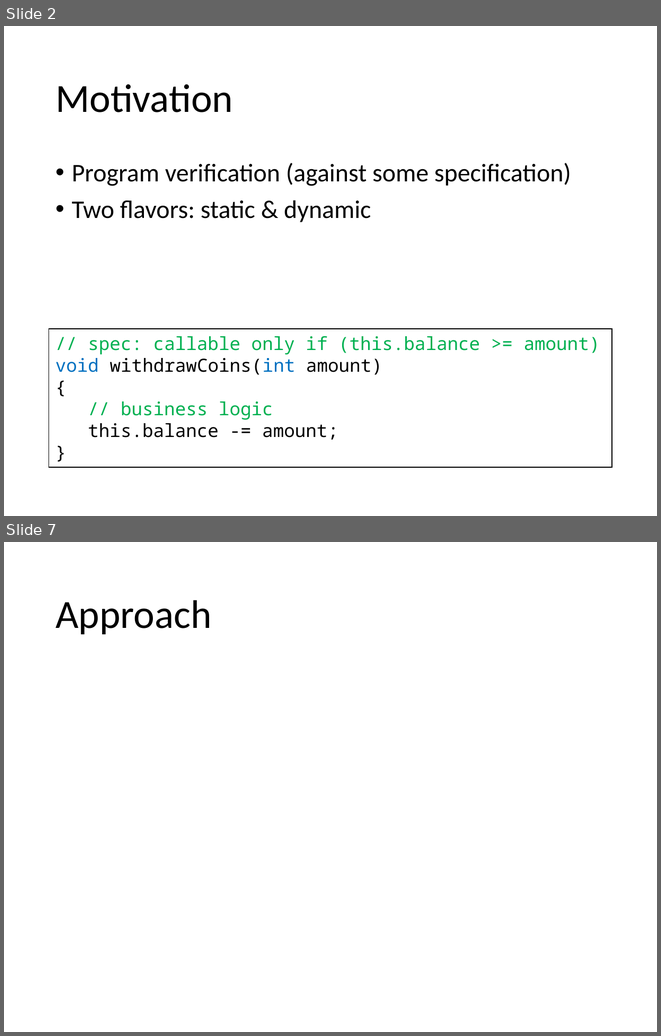
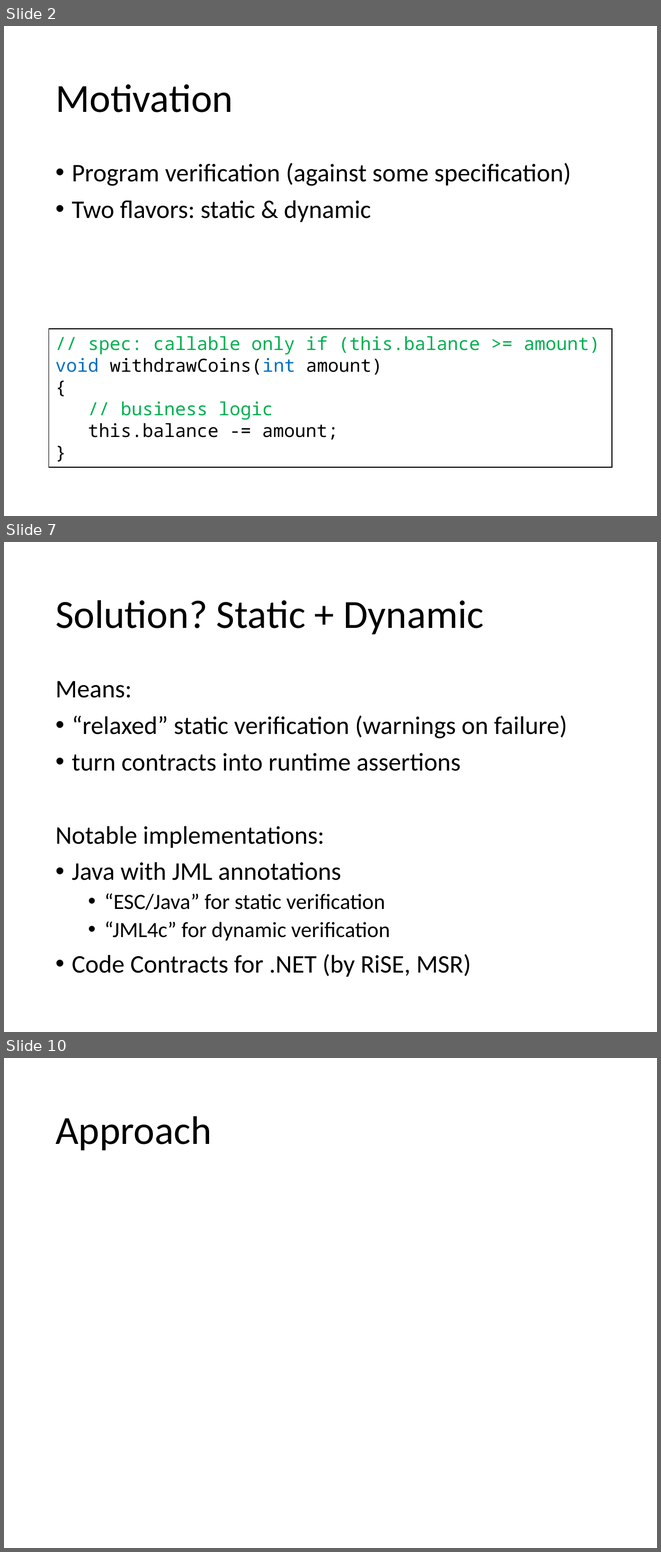
Before and after one commit to olydis/GradVerThesis, a slide deck: presentation/PLunch.pptx. Shown one above the other, each under a label of ours: slides 2 and 7 before the commit, slides 2, 7 and 10 after it; the slides between them are not shown. The pictures are 661x1036 and 661x1552 pixels, drawn with LibreOffice and Linux fonts; fonts in the diff are those of the drawing. Boxes give left, top, right and bottom in pixels: in the first picture for what was removed or moved away, otherwise in the second. Text is boxed around its words. In the diff, an @@ line names an element or a change of style, - is before the commit and + after.

```diff
--- a/presentation/PLunch.pptx
+++ b/presentation/PLunch.pptx
@@ slide 7 added at [4, 542, 657, 1032], background #FFFFFF @@
@@ title added at [55, 600, 484, 634], 44 pt, text #000000 @@
+Solution? Static + Dynamic
@@ text added at [55, 681, 567, 977], 28 pt, text #000000 @@
+Means:
+• “relaxed” static verification (warnings on failure)
+• turn contracts into runtime assertions
+Notable implementations:
+• Java with JML annotations
+  • “ESC/Java” for static verification
+  • “JML4c” for dynamic verification
+• Code Contracts for .NET (by RiSE, MSR)
@@ what was slide 7 is now slide 10 @@
```
Also in this commit, not shown: 4 slides changed, 2 other slides added, 2 other files.
